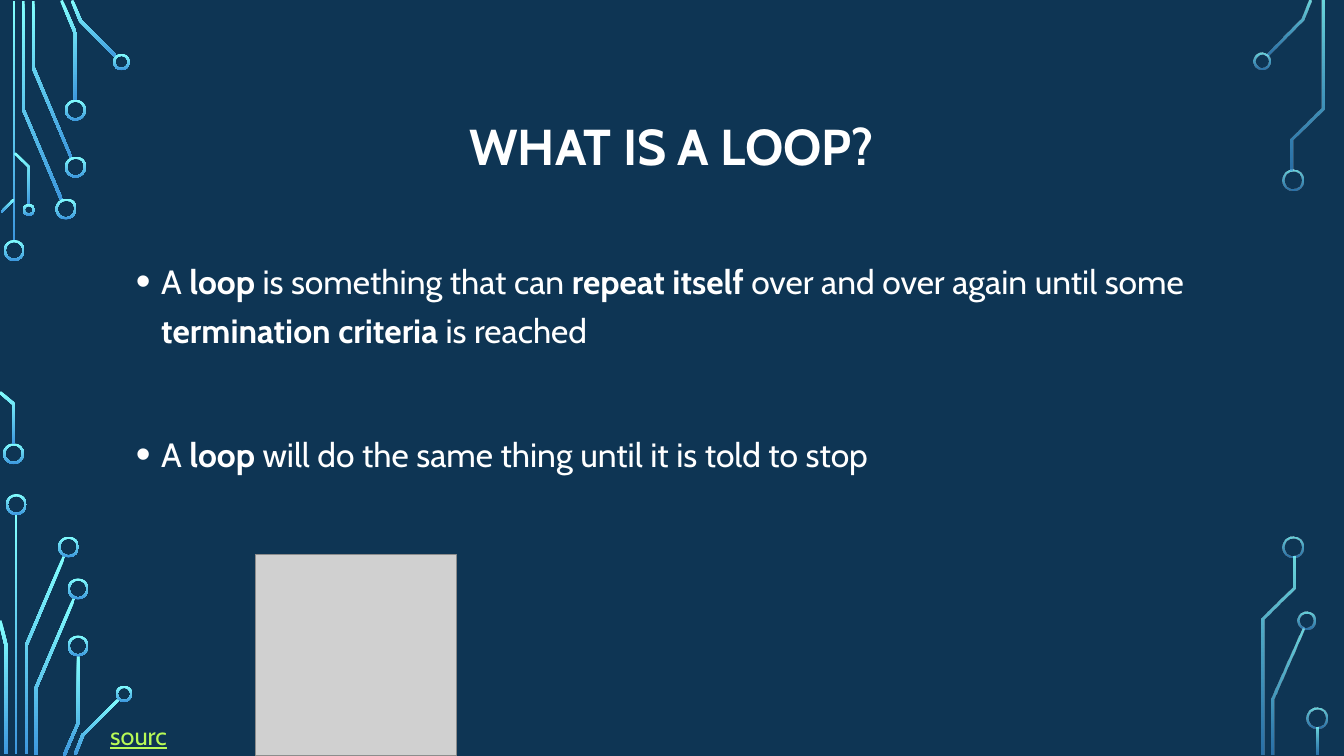
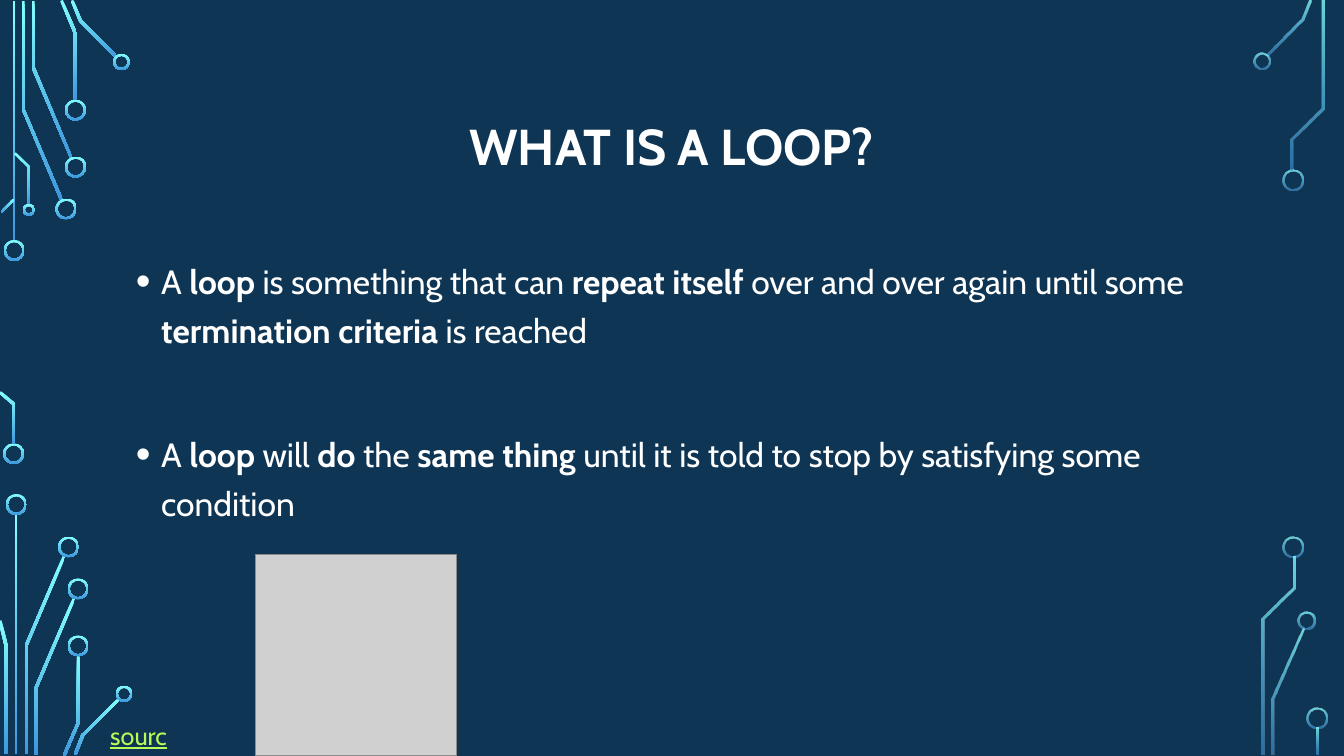
Before and after one commit to psypdt/ZIS_C-_Summer_Course_2019, a slide deck: slide 3 of Day_3/Day_3.pptx. Drawn at 1344x756 pixels with LibreOffice and Linux fonts; fonts in the diff are those of the drawing; grey boxes stand for pictures; background and template pictures are left out. Boxes give left, top, right and bottom in pixels: in the first picture for what was removed or moved away, otherwise in the second. Text is boxed around its words. In the diff, an @@ line names an element or a change of style, - is before the commit and + after.

```diff
--- a/Day_3/Day_3.pptx
+++ b/Day_3/Day_3.pptx
@@ text at [161, 441, 1141, 517]: text changed @@
-• A loop will do the same thing until it is told to stop
+• A loop will do the same thing until it is told to stop by satisfying some condition
```
Also in this commit, not shown: 6 other slides changed.
